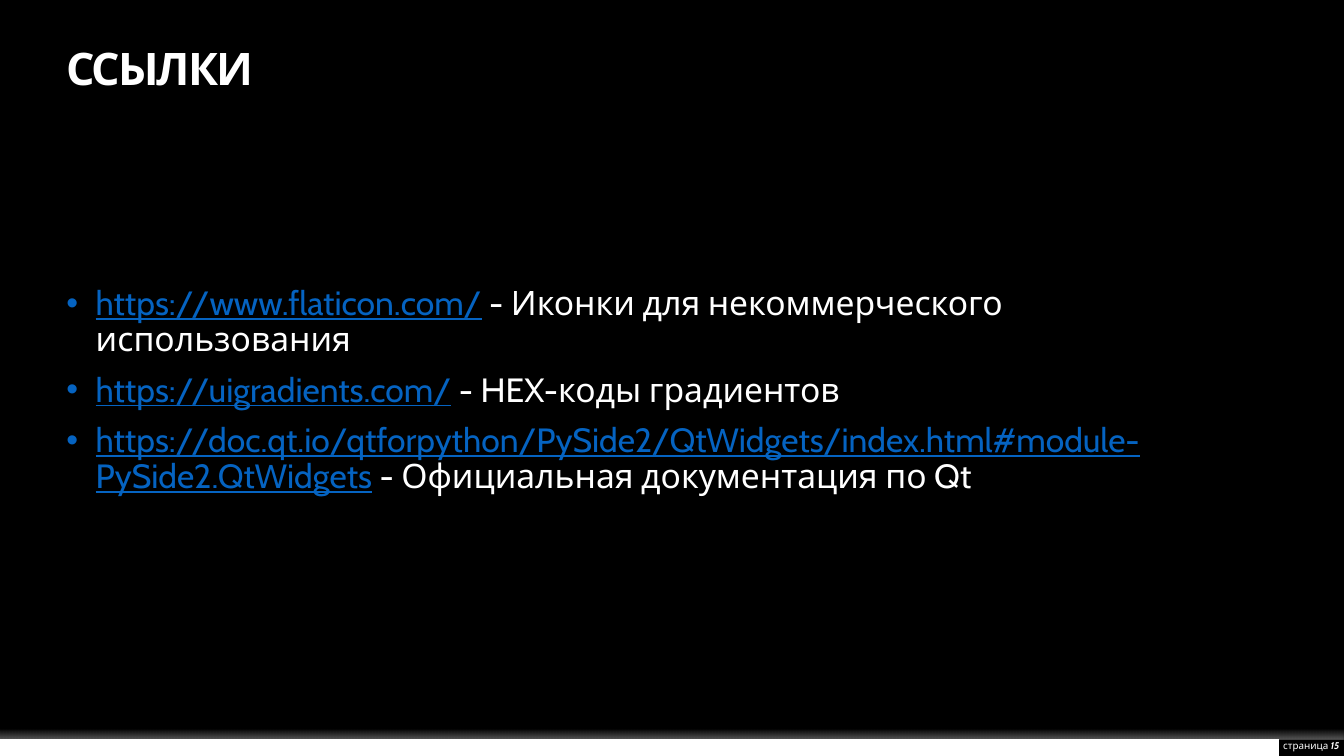
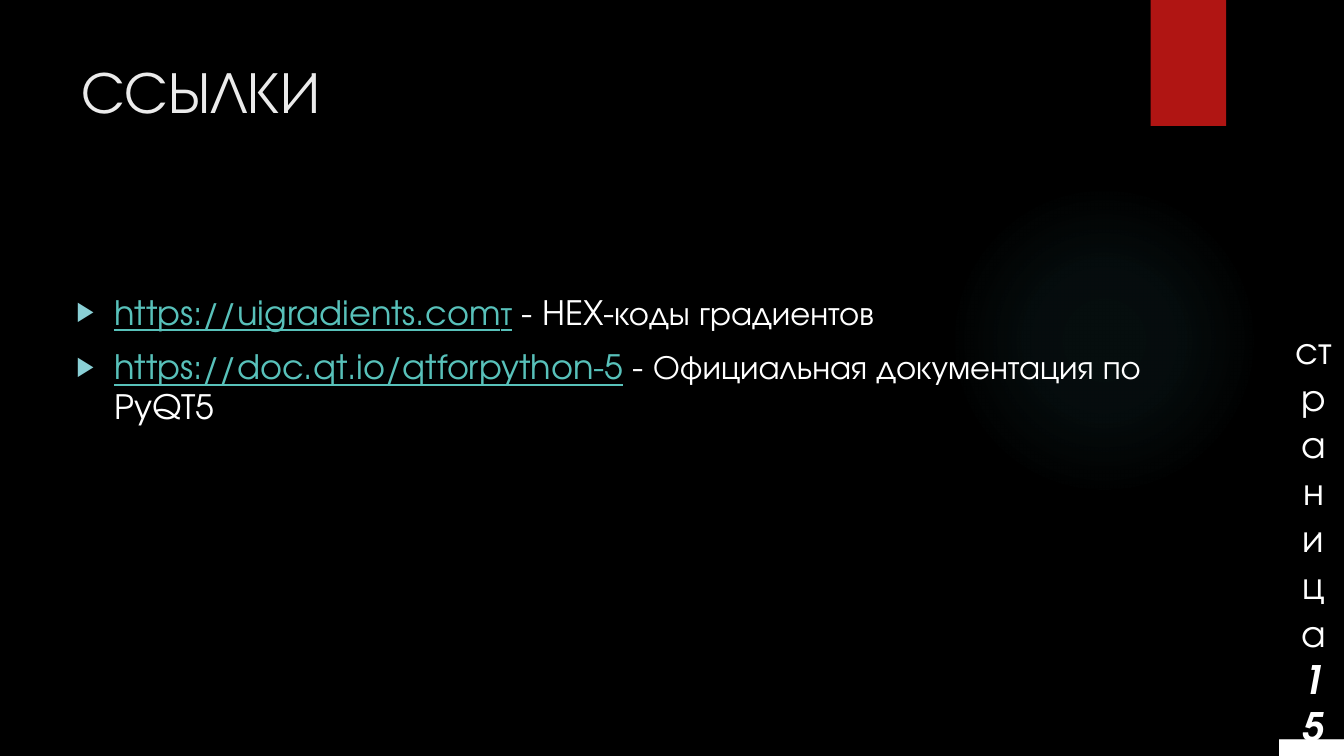
Before and after one commit to EgorBlyablin/MyMemo, a slide deck: slide 15 of MyMemo.pptx. Drawn at 1344x756 pixels with LibreOffice and Linux fonts; fonts in the diff are those of the drawing; background and template pictures are left out. Boxes give left, top, right and bottom in pixels: in the first picture for what was removed or moved away, otherwise in the second. Text is boxed around its words. In the diff, an @@ line names an element or a change of style, - is before the commit and + after.

```diff
--- a/MyMemo.pptx
+++ b/MyMemo.pptx
@@ rectangle added at (x1=1150, y1=0, x2=1226, y2=126), fill #B01513 @@
@@ title "ССЫЛКИ" at (x1=81, y1=72, x2=320, y2=114): size 32 to 42 pt, font Cabin to TeX Gyre Adventor, text colour #FFFFFF to #EBEBEB, letter spacing -1.5 to 0 pt, bold off; line spacing 0.9 to 1; vertical alignment middle to top @@
@@ ellipse added at (x1=949, y1=185, x2=1259, y2=495), fill gradient #50B9C1 @@
@@ text at (x1=114, y1=300, x2=1141, y2=426): text changed; font Cabin to TeX Gyre Adventor; text colour #0563C1 to #58C1BA @@
-• https://www.flaticon.com/ - Иконки для некоммерческого использования
-• https://uigradients.com/ - HEX-коды градиентов
-• https://doc.qt.io/qtforpython/PySide2/QtWidgets/index.html#module-PySide2.QtWidgets - Официальная документация по Qt
+▶ https://uigradients.comт - HEX-коды градиентов
+▶ https://doc.qt.io/qtforpython-5 - Официальная документация по PyQT5
@@ rectangle at (x1=0, y1=739, x2=1279, y2=756): fill #FFFFFF to #000000 @@
@@ rectangle at (x1=0, y1=722, x2=1344, y2=739): fill gradient #FFFFFF to gradient #000000 @@
@@ rectangle added at (x1=1276, y1=739, x2=1344, y2=756), fill #FFFFFF @@
@@ page number at (x1=1284, y1=737, x2=1344, y2=754): size 7 to 28 pt, font Cabin to TeX Gyre Adventor; alignment right to centre; vertical alignment middle to bottom @@
```
Also in this commit, not shown: 15 other slides changed, 1 other file.
